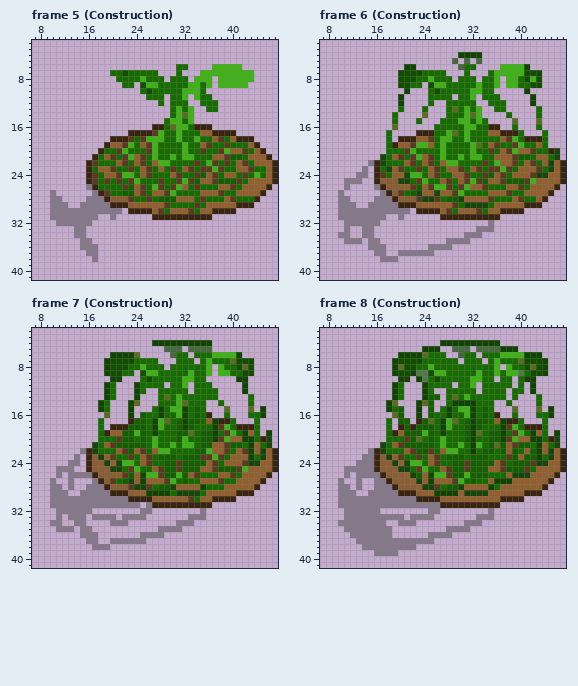
A pixel-art file gets an edit: Assets/Sprites/Towers/Vine Branch/Vine Crawler.aseprite. The picture above was drawn from the file before the commit.
64x64 pixels, 14 frames. Colours within 5 levels of each other are drawn and written as one. Shown: frame 5 (Construction): x 7..47, y 2..41; frame 6 (Construction): x 7..47, y 2..41; frame 7 (Construction): x 7..47, y 2..41; frame 8 (Construction): x 7..47, y 2..41. The old version is drawn lined up with the new one, on the new canvas. The commit also changed other frames, which this record leaves out.
Now the later version:
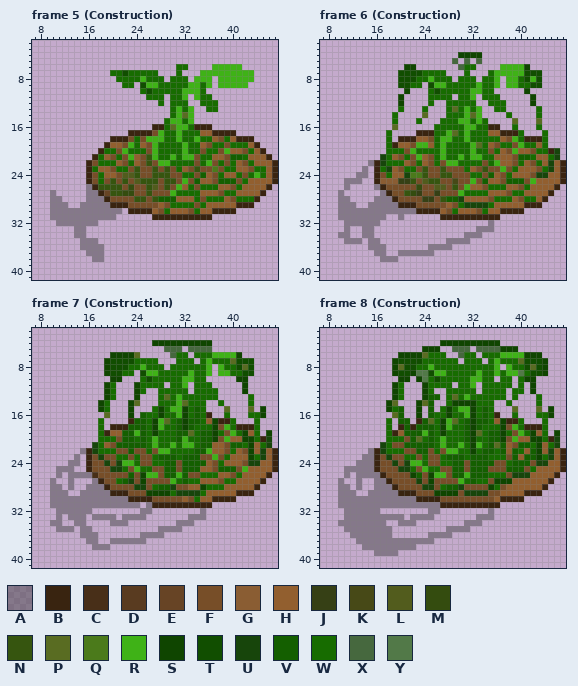
Palette (. is transparent): A #3f3f3f78  B #392410  C #482f18  D #593b20  E #674425  F #774e28  G #8a5d33  H #925f2f  J #364015  K #474917  L #525c1d  M #344c0f  N #36550f  P #596c22  Q #4b7a1b  R #3fb217  S #0f4500  T #114e00  U #17450b  V #145f00  W #176c00  X #46683e  Y #527948
Commit: Added new shadow methods for Vines #459
The edit:
canvas 64x64 -> 48x48, the old top-left corner now at -16,0 (the part of the old canvas that was cut away was empty and is not shown)
Changed rows in their new state; - is an unchanged pixel.
Frame 5 (Construction):
first column x 16:
17 -----------F----------------
18 -------F-F------------F-----
19 ------F---F---------F--F----
20 -----F----F--------F--F---F-
21 ----F-F--FN-------F----F----
22 -F----F--FNF------F--F-F--F-
23 ----F--FNFFNFNF--FNFFQF----F
24 -F---FLLNFFNNNFF--F--F----F-
25 -F-FNFNFLNNNFNNF-F---F---F--
26 --NNNNFMFFNLFNF---F-----F---
27 A--ENNMMFFNFFF--------F-----
28 ----FFFFNNFN-------F----F---
29 -------FFFFF-F----F---------
30 ------------F----F----------
31 --AA------------------------
32 -A--------------------------
35 -A--------------------------
36 --A-------------------------
37 --A-------------------------
38 --A-------------------------
Frame 6 (Construction):
first column x 17:
18 --------F------------F-----
19 -----F-------------F--F----
20 ----F-------------F--F---F-
21 ---F-F--F-------------F----
22 -----F--F-F------F----F--F-
23 ---F--FNFFNFFF--FNFF-F----F
24 F----QQNFFNNFFF--F--F----F-
25 ---JJNFLNNFFKFF-F---F---F--
26 -FFFFFMFFLLFNF---F-----F---
27 --FFNMJFFJFFF--------F-----
28 ---FFFFJJFN-------F----F---
29 ------FFFFF-F--------------
30 -----A-----F----F----------
Frame 7 (Construction):
first column x 17:
18 ---------------------F----
19 ----------------------F---
20 ----F----------------F----
21 ---F------------------F---
22 ----FF-FF-F-----------F--F
23 F-FF--F-FF--------FF-F----
24 FF-F----FF----F-----F----F
25 FFF---F---FF--F-----F---F-
26 CFFFFF-F---F----FF-----F--
27 --FF---F-FFFF--------F----
28 ---FFFF--F----FF----------
29 ------FFF-----------------
30 ----------FFFFF-F---------
Frame 8 (Construction):
first column x 17:
18 ---------------------F----
19 ----------------------F---
20 ----F----------------F----
21 --FF------------------F---
22 ----FF--F-F---------------
23 F-FF--F-FF-----------F----
24 FF-F----FF----F----FF----F
25 FFF---F---FF--F---FFF---F-
26 -FFFF--F---F---------F----
27 --FFFF-F-FFFF-----F-------
28 ---FFFF--F----FFFF--F-----
29 ------FFF----F----FF------
30 ----------FFFFFFFFF-------
